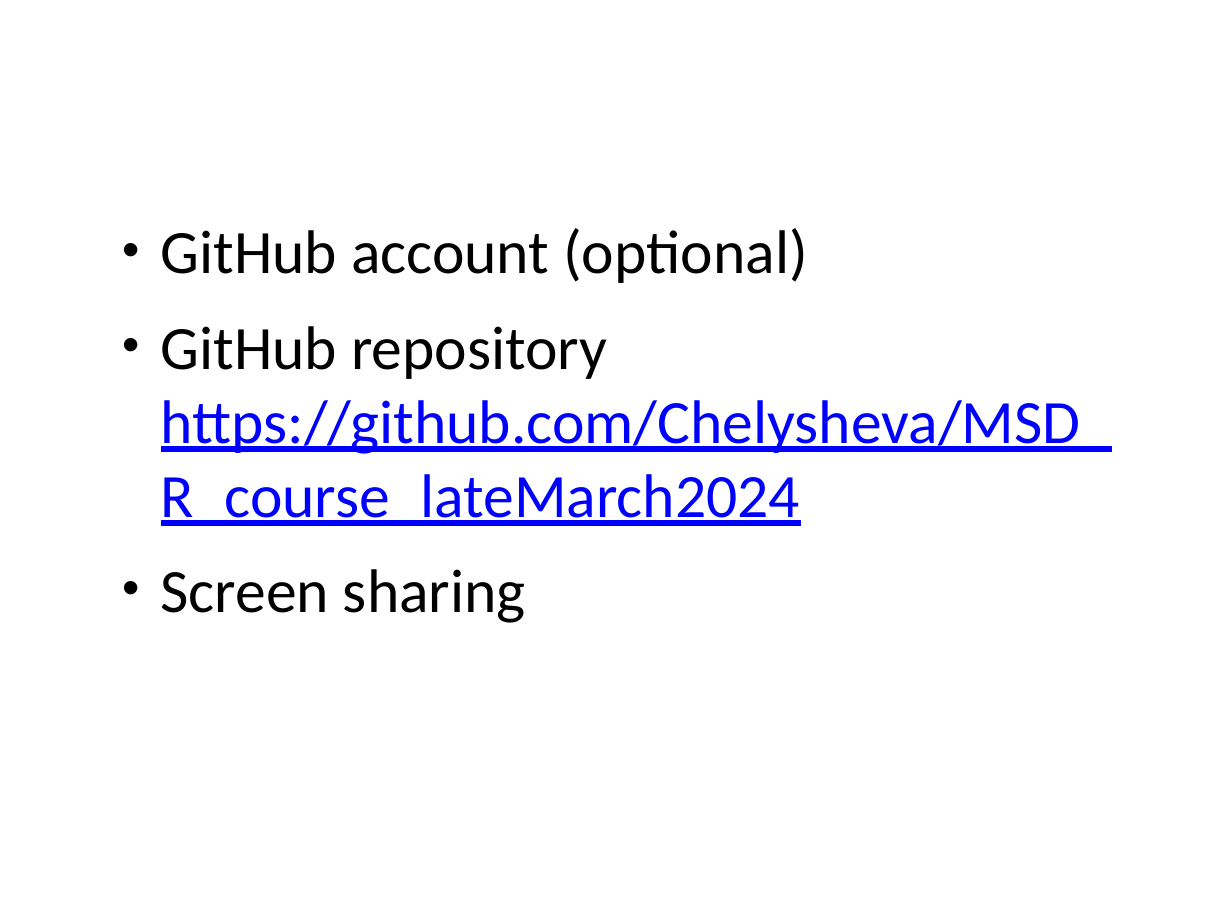
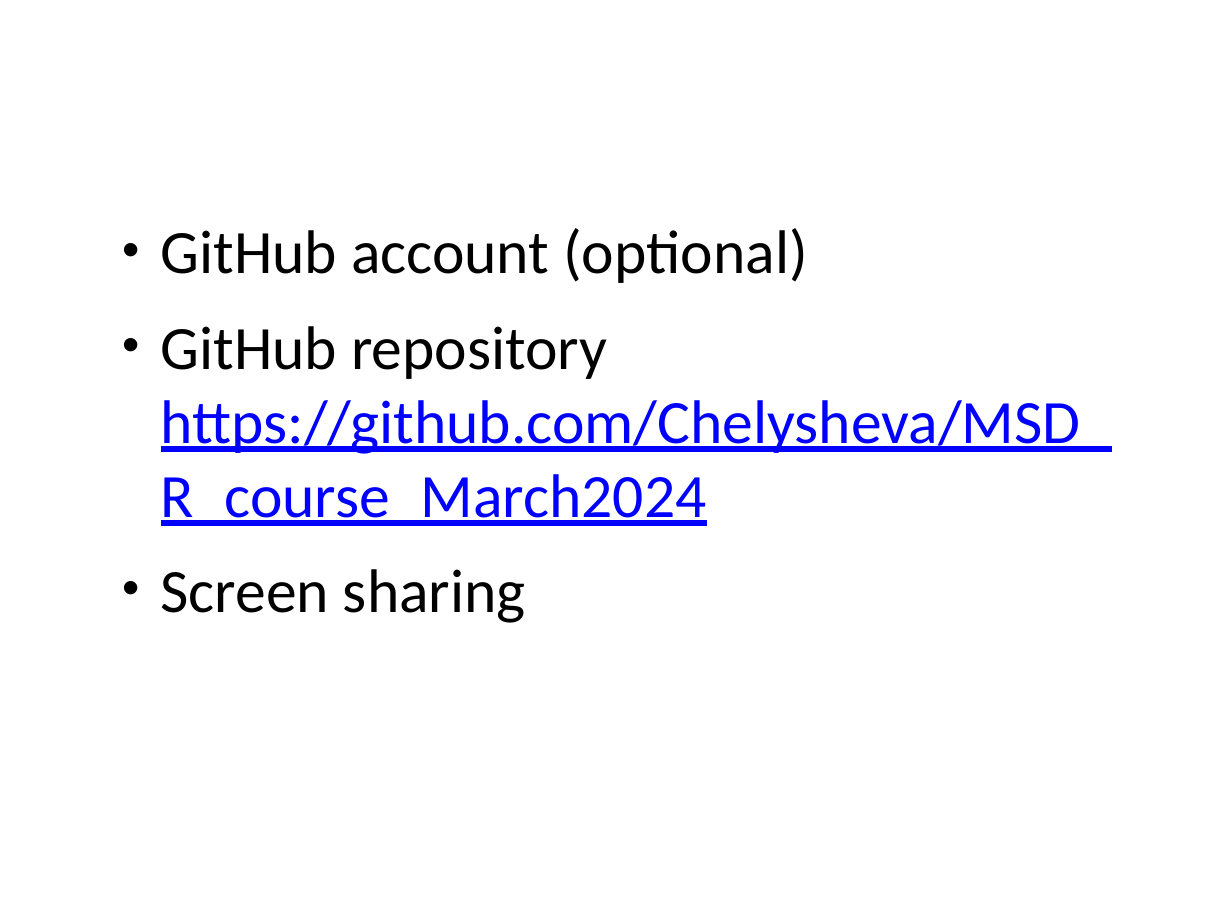
Before and after one commit to Chelysheva/MSD_R_course_March2024, a slide deck: slide 3 of powerpoint/Session1.pptx. Drawn at 1232x924 pixels with LibreOffice and Linux fonts; fonts in the diff are those of the drawing. Boxes give left, top, right and bottom in pixels: in the first picture for what was removed or moved away, otherwise in the second. Text is boxed around its words. In the diff, an @@ line names an element or a change of style, - is before the commit and + after.

```diff
--- a/powerpoint/Session1.pptx
+++ b/powerpoint/Session1.pptx
@@ text at (161,326,1112,526): text changed @@
-• GitHub repository https://github.com/Chelysheva/MSD_R_course_lateMarch2024
+• GitHub repository https://github.com/Chelysheva/MSD_R_course_March2024
```
Also in this commit, not shown: 2 other slides changed, 1 other file.
